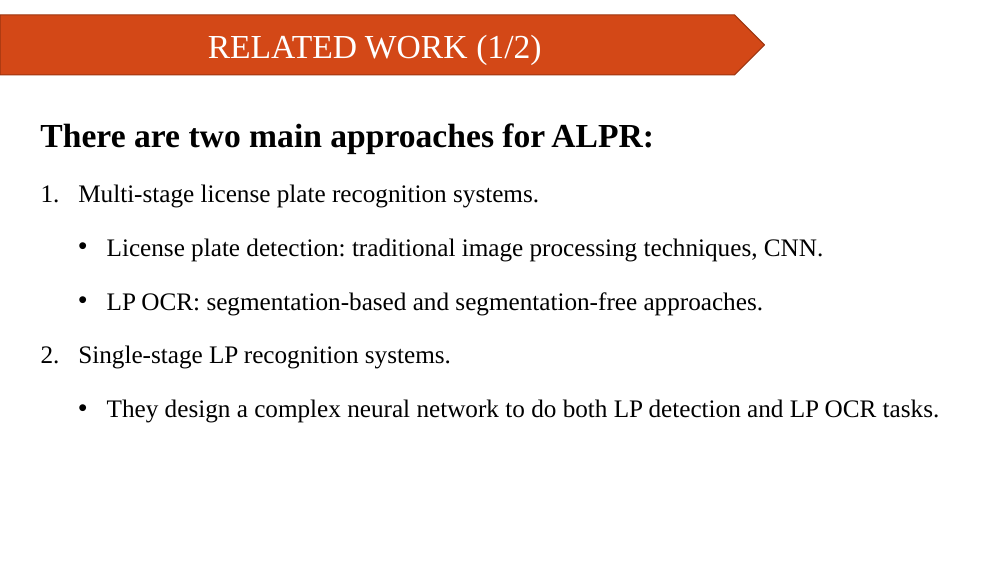
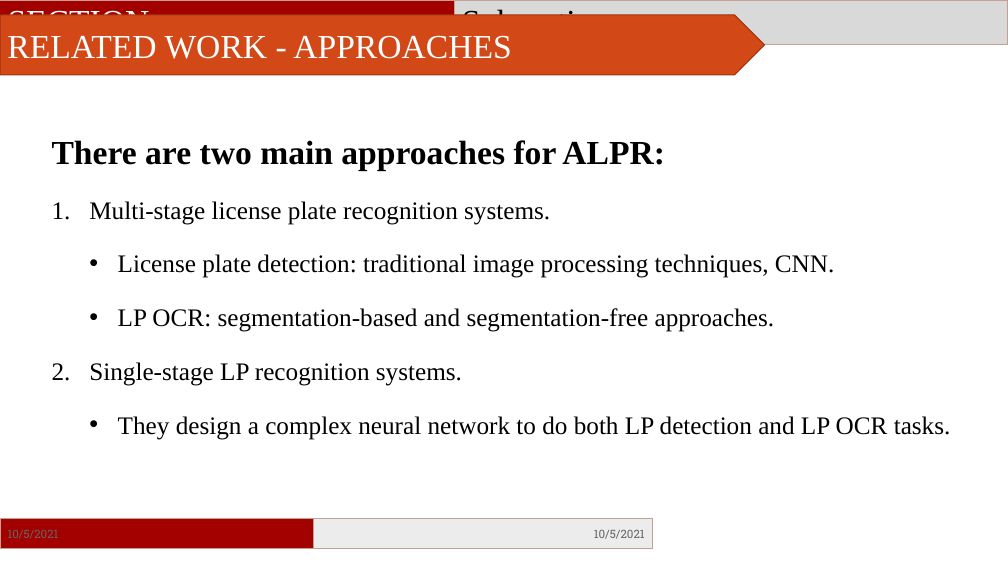
Before and after one commit to phamvandan/graduated-thesis-2021, a slide deck: slide 8 of NCKH.pptx. Drawn at 1008x567 pixels with LibreOffice and Linux fonts; fonts in the diff are those of the drawing; background and template pictures are left out. Boxes give left, top, right and bottom in pixels: in the first picture for what was removed or moved away, otherwise in the second. Text is boxed around its words. In the diff, an @@ line names an element or a change of style, - is before the commit and + after.

```diff
--- a/NCKH.pptx
+++ b/NCKH.pptx
@@ rectangle added at bbox=[0, 0, 454, 45], fill #A30000, outline #C49F92 0.75 pt, 32 pt, text #FFFFFF @@
+SECTION
@@ rectangle added at bbox=[454, 0, 1008, 45], fill #D9D9D9, outline #C49F92 0.75 pt, 32 pt, text #000000 @@
+Subsection
@@ text in pentagon arrow at bbox=[7, 35, 511, 59]: text changed @@
-RELATED WORK (1/2)
+RELATED WORK - APPROACHES
@@ text "There are two main approaches ...": place and size @@
-text "There are two main approaches ..." at bbox=[40, 123, 654, 154]
+text "There are two main approaches ..." at bbox=[52, 140, 665, 170]
@@ text "Multi-stage license plate recognition systems.": place and size @@
-text "Multi-stage license plate recognition systems." at bbox=[78, 184, 940, 423]
+text "Multi-stage license plate recognition systems." at bbox=[89, 201, 951, 440]
@@ rectangle added at bbox=[0, 519, 314, 549], fill #A30000, outline #C49F92 0.75 pt, 11 pt, text #696464 @@
+10/5/2021
@@ rectangle added at bbox=[314, 519, 653, 549], fill #ECECEC, outline #C49F92 0.75 pt, 11 pt, text #696464 @@
+10/5/2021
```
Also in this commit, not shown: 19 other slides changed, 1 slide added, 1 other file.
